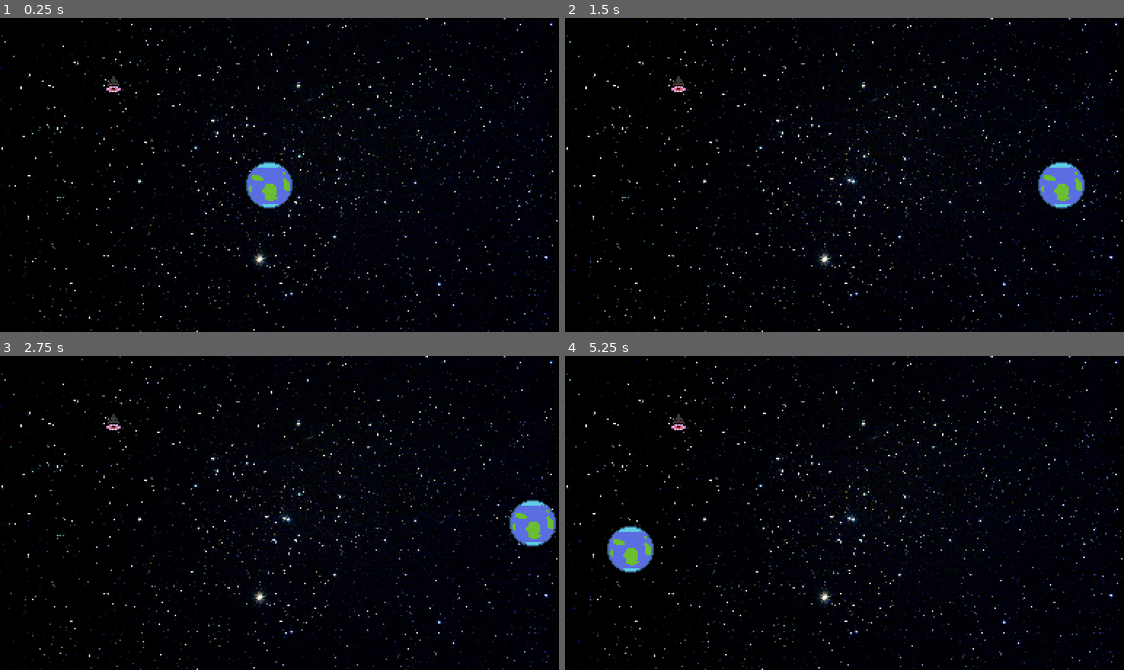
Above: before the commit, frames 1-4 (two rows, left to right).
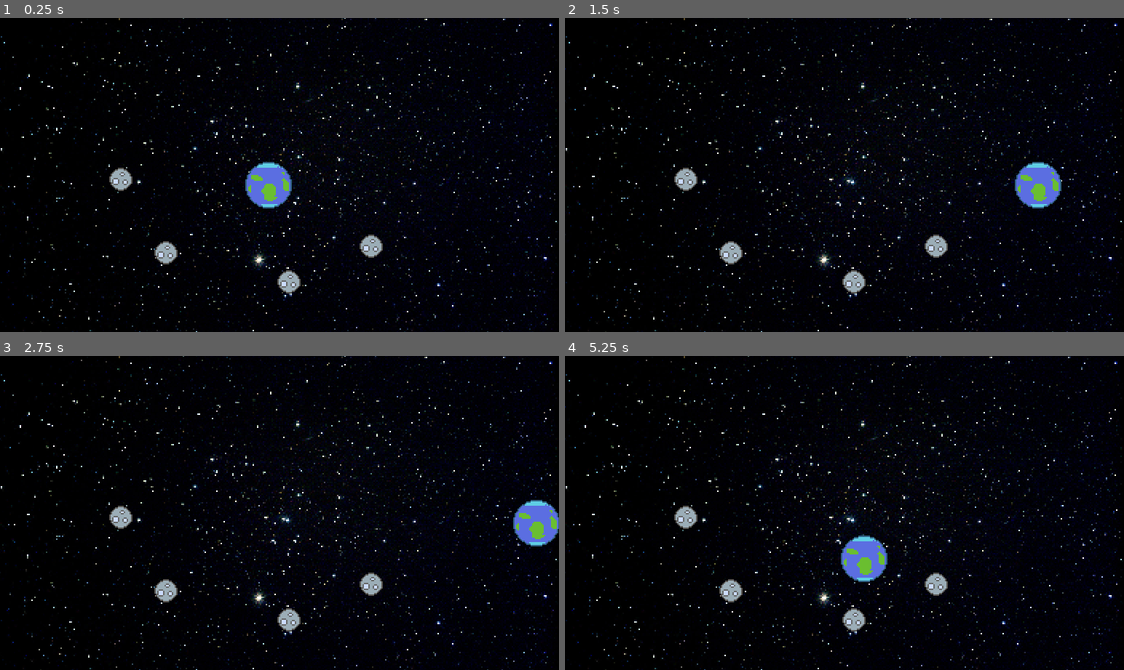
Above: after the commit, the same moments.

Repository: gabe00122/moon-shot-gamejam
Game: Godot game, scene res://scenes/main/Main.tscn
The game is run twice, just before and just after one commit, with the same random seed, the same clock (stepped at 60 frames per second) and the same inputs.
Inputs (mouse positions are in pixels of both pictures, inside the frame that each line leads up to):
- Up to frame 1 (0.25 s): no input
- Up to frame 2 (1.5 s): tap Enter at 0.5 s; move the mouse to (967, 159) at 0.52 s; hold D (right) 0.53-1.25 s; click (967, 159) at 0.67 s; drag from (732, 190) to (816, 237) at 1.27 s
- Up to frame 3 (2.75 s): move the mouse to (335, 443) at 2.02 s; hold D (right) from 2.03 s (still down)
- Up to frame 4 (5.25 s): release D (right) at 2.75 s; drag from (816, 575) to (676, 465) at 2.77 s; move the mouse to (1012, 560) at 3.52 s; hold A (left) 3.53-4.25 s; drag from (676, 465) to (760, 434) at 4.27 s; move the mouse to (872, 513) at 5.02 s; hold S (down) from 5.03 s (still down); click (872, 513) at 5.17 s

The runs differ from the first frame. In frame 1, 5.6% of the frame differs, in the area x 0-100%, y 0-100%; in frame 2, 6.9%; in frame 3, 6.0%; in frame 4, 7.5%.

Commit message:
RidgidBody Physics

Diff:
--- a/project/entities/Actor.gd
+++ b/project/entities/Actor.gd
@@ -1 +1 @@
-extends KinematicBody2D
+extends RigidBody2D
--- a/project/entities/Planetoid.gd
+++ b/project/entities/Planetoid.gd
@@ -1,43 +1,45 @@
 extends "res://entities/Actor.gd"
 
-const PI_OVER_2 = PI / 2
-
-export(float) var speed := 200.0
-export(float) var friction := 0.01
+export(float) var max_speed := -1
 export(float) var acceleration := 0.1
-
-export(Vector2) var velocity := Vector2()
 
 export(String) var bounce_sound := ""
 export(float) var bounce_sound_min_velocity := 0
 export(float) var bounce_sound_min_volume := -60
 export(float) var bounce_sound_max_volume := 0
 
+var last_frame_linear_velocity := Vector2.ZERO
+
 func get_input() -> Vector2:
 	# stub implimentation
 	return Vector2()
 
-func _physics_process(_delta) -> void:
+func _physics_process(delta) -> void:
+	last_frame_linear_velocity = linear_velocity
 	var direction = get_input()
+
 	if direction.length() > 0:
-		velocity = lerp(velocity, direction.normalized() * speed, acceleration)
+		apply_central_impulse(direction.normalized() * acceleration * delta)
+
+func _integrate_forces(state):
+	if max_speed >= 0 && state.linear_velocity.length() > max_speed:
+		state.linear_velocity = state.linear_velocity.normalized() * max_speed
+
+func _on_collision(collision: Node) -> void:
+	_handle_bounce_sound(collision)
+
+func _handle_bounce_sound(collision: Node) -> void:
+	var impact_velocity: float
+
+	if collision.get("last_frame_linear_velocity") != null:
+		impact_velocity = last_frame_linear_velocity.distance_to(collision.last_frame_linear_velocity)
 	else:
-		velocity = lerp(velocity, Vector2.ZERO, friction)
+		impact_velocity = last_frame_linear_velocity.length()
 
-	var collision := move_and_collide(velocity * _delta)
-	if collision:
-		self._on_collision(collision)
-
-func _on_collision(collision: KinematicCollision2D) -> void:
-	self._handle_bounce(collision)
-
-func _handle_bounce(collision: KinematicCollision2D) -> void:
-	velocity = velocity.reflect(collision.normal.rotated(PI_OVER_2))
-
-	if bounce_sound != "" && bounce_sound_min_velocity <= velocity.length():
+	if bounce_sound != "" && bounce_sound_min_velocity <= impact_velocity:
 		SoundEffectPlayerPool.play(
 			bounce_sound,
 			lerp(bounce_sound_min_volume,
 			bounce_sound_max_volume,
-			(velocity.length() - bounce_sound_min_velocity) / speed)
+			(impact_velocity - bounce_sound_min_velocity) / max_speed)
 		)
--- a/project/entities/enemy/spiter/Spiter.tscn
+++ b/project/entities/enemy/spiter/Spiter.tscn
@@ -3,7 +3,7 @@
 [ext_resource path="res://entities/enemy/spiter/Spiter.gd" type="Script" id=1]
 [ext_resource path="res://entities/enemy/spiter/spiter.png" type="Texture" id=2]
 
-[node name="RigidBody2D" type="KinematicBody2D"]
+[node name="RigidBody2D" type="RigidBody2D"]
 script = ExtResource( 1 )
 
 [node name="Sprite" type="Sprite" parent="."]
--- /dev/null
+++ b/project/entities/moon/Moon.gd
@@ -0,0 +1 @@
+extends "res://entities/Planetoid.gd"
--- /dev/null
+++ b/project/entities/moon/Moon.tscn
@@ -0,0 +1,22 @@
+[gd_scene load_steps=5 format=2]
+
+[ext_resource path="res://entities/moon/moon1.png" type="Texture" id=1]
+[ext_resource path="res://entities/moon/Moon.gd" type="Script" id=2]
+
+[sub_resource type="PhysicsMaterial" id=2]
+friction = 0.5
+bounce = 0.5
+
+[sub_resource type="CircleShape2D" id=1]
+radius = 8.11076
+
+[node name="Moon" type="RigidBody2D"]
+mass = 0.25
+physics_material_override = SubResource( 2 )
+script = ExtResource( 2 )
+
+[node name="Sprite" type="Sprite" parent="."]
+texture = ExtResource( 1 )
+
+[node name="CollisionShape2D" type="CollisionShape2D" parent="."]
+shape = SubResource( 1 )
--- a/project/entities/player/Player.tscn
+++ b/project/entities/player/Player.tscn
@@ -1,13 +1,26 @@
-[gd_scene load_steps=4 format=2]
+[gd_scene load_steps=5 format=2]
 
 [ext_resource path="res://entities/player/player.png" type="Texture" id=1]
 [ext_resource path="res://entities/player/Player.gd" type="Script" id=2]
 
+[sub_resource type="PhysicsMaterial" id=2]
+friction = 0.5
+bounce = 0.5
+
 [sub_resource type="CircleShape2D" id=1]
 radius = 15.8885
 
-[node name="Player" type="KinematicBody2D"]
+[node name="Player" type="RigidBody2D"]
+position = Vector2( 1, 0 )
+mode = 2
+physics_material_override = SubResource( 2 )
+continuous_cd = 2
+contacts_reported = 4
+contact_monitor = true
+linear_damp = 3.0
 script = ExtResource( 2 )
+max_speed = 150.0
+acceleration = 2000.0
 bounce_sound = "impact1"
 bounce_sound_min_velocity = 30.0
 bounce_sound_min_volume = -30.0
@@ -18,3 +31,4 @@
 
 [node name="CollisionShape" type="CollisionShape2D" parent="."]
 shape = SubResource( 1 )
+[connection signal="body_entered" from="." to="." method="_on_collision"]
--- a/project/project.godot
+++ b/project/project.godot
@@ -47,7 +47,7 @@
 window/size/test_width=1152
 window/size/test_height=648
 window/vsync/vsync_via_compositor=true
-window/stretch/mode="viewport"
+window/stretch/mode="2d"
 window/stretch/aspect="keep"
 
 [editor_plugins]
--- a/project/scenes/main/Main.tscn
+++ b/project/scenes/main/Main.tscn
@@ -1,8 +1,8 @@
 [gd_scene load_steps=8 format=2]
 
 [ext_resource path="res://entities/player/Player.tscn" type="PackedScene" id=1]
-[ext_resource path="res://entities/enemy/spiter/Spiter.tscn" type="PackedScene" id=2]
 [ext_resource path="res://background_hyades.png" type="Texture" id=3]
+[ext_resource path="res://entities/moon/Moon.tscn" type="PackedScene" id=4]
 
 [sub_resource type="RectangleShape2D" id=1]
 extents = Vector2( 10, 128 )
@@ -24,6 +24,9 @@
 [node name="background" type="Sprite" parent="Background"]
 position = Vector2( 191.521, 107.832 )
 texture = ExtResource( 3 )
+__meta__ = {
+"_edit_lock_": true
+}
 
 [node name="World" type="CanvasLayer" parent="."]
 layer = -1
@@ -31,10 +34,23 @@
 [node name="Player" parent="World" instance=ExtResource( 1 )]
 position = Vector2( 184.526, 114.829 )
 
-[node name="Spiter" parent="World" instance=ExtResource( 2 )]
-position = Vector2( 78.3825, 46.0919 )
+[node name="Moon" parent="World" instance=ExtResource( 4 )]
+position = Vector2( 113.867, 161.435 )
+
+[node name="Moon2" parent="World" instance=ExtResource( 4 )]
+position = Vector2( 198.3, 181.354 )
+
+[node name="Moon3" parent="World" instance=ExtResource( 4 )]
+position = Vector2( 83.2445, 111.191 )
+
+[node name="Moon4" parent="World" instance=ExtResource( 4 )]
+position = Vector2( 254.788, 156.975 )
 
 [node name="Bounds" type="StaticBody2D" parent="World"]
+__meta__ = {
+"_edit_group_": true,
+"_edit_lock_": true
+}
 
 [node name="LeftWall" type="CollisionShape2D" parent="World/Bounds"]
 position = Vector2( -10, 107 )
Binary file added: project/entities/moon/moon1.png
Not shown, added: project/entities/moon/moon1.png.import
Not shown, added: raw_assets/moon1.aseprite
